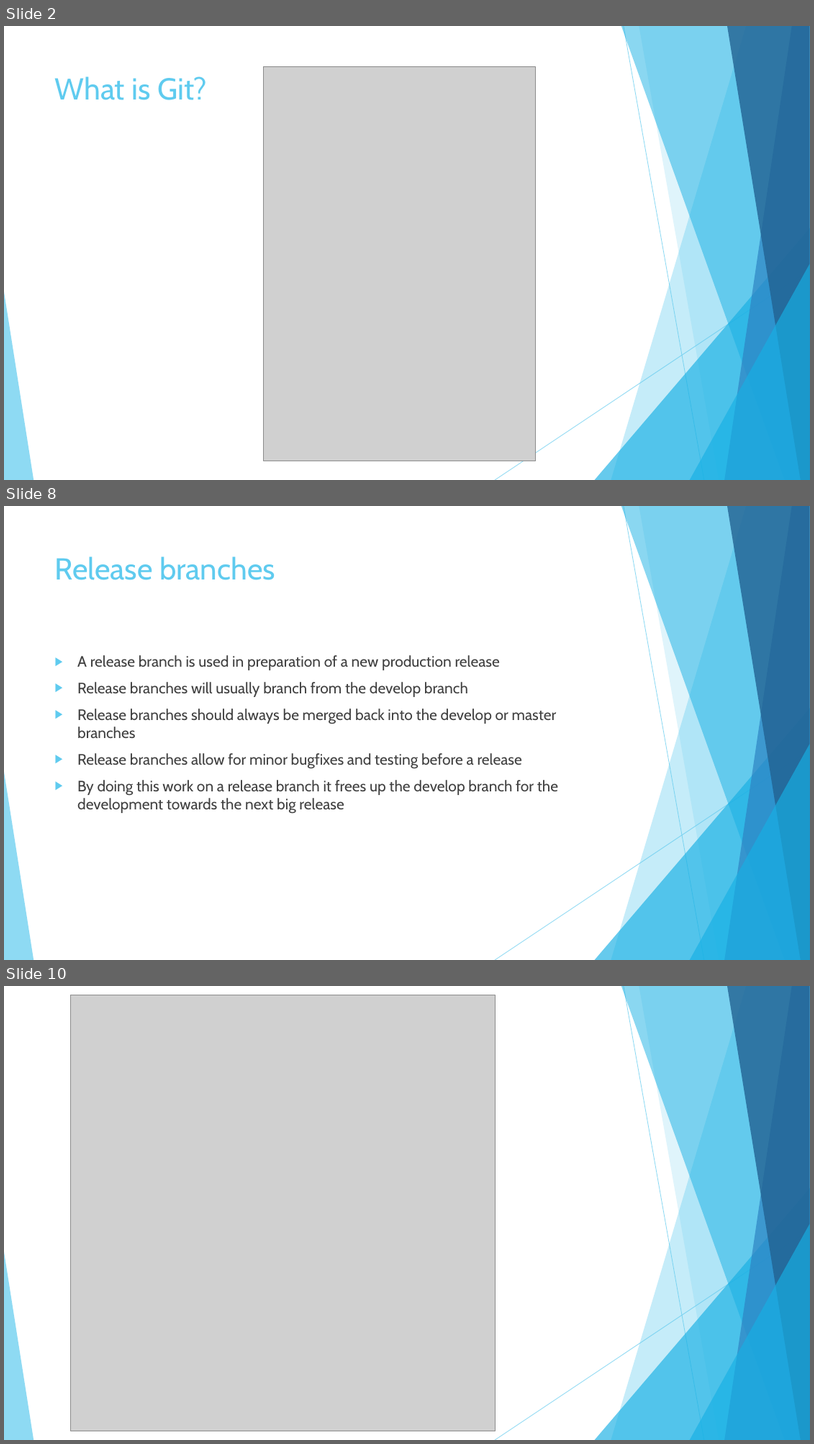
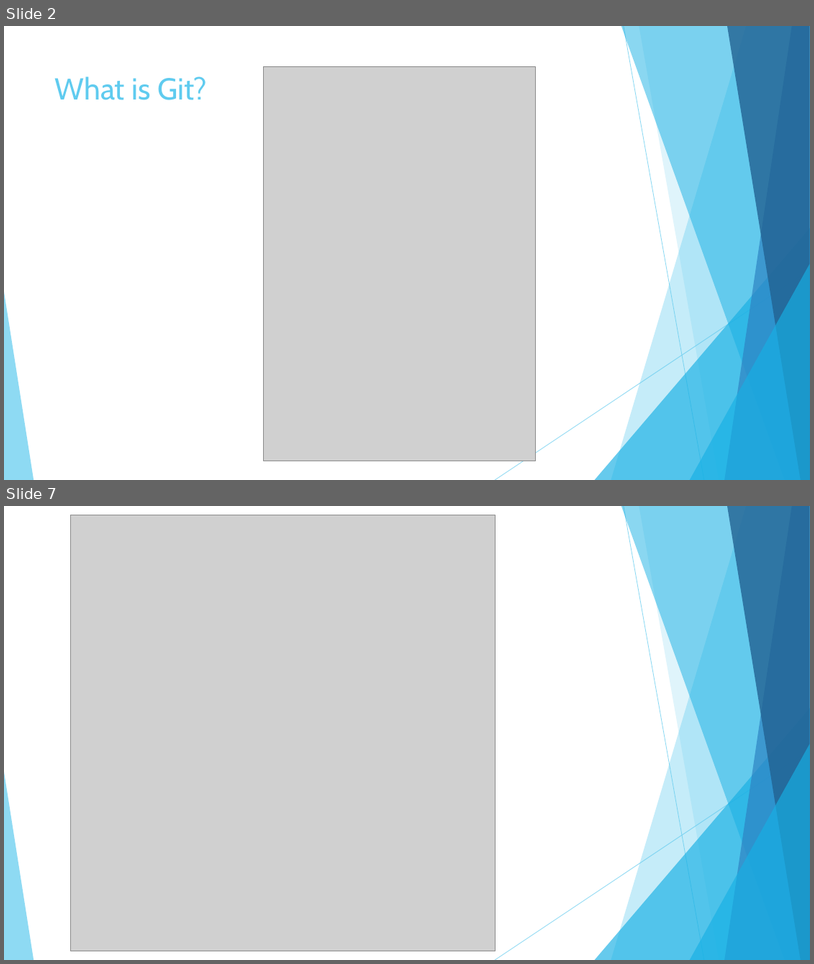
Before and after one commit to Jameswhale/git-introduction, a slide deck: Working collaboratively with Git.pptx. Shown one above the other, each under a label of ours: slides 2, 8 and 10 before the commit, slides 2 and 7 after it; the slides between them are not shown. The pictures are 814x1444 and 814x964 pixels, drawn with LibreOffice and Linux fonts; fonts in the diff are those of the drawing; grey boxes stand for pictures. Boxes give left, top, right and bottom in pixels: in the first picture for what was removed or moved away, otherwise in the second. Text is boxed around its words. In the diff, an @@ line names an element or a change of style, - is before the commit and + after.

```diff
--- a/Working collaboratively with Git.pptx
+++ b/Working collaboratively with Git.pptx
@@ slide 8 removed at [4, 506, 810, 960], background #FFFFFF; not listed: 10 template elements that a slide beside it also shows @@
@@ title removed at [55, 556, 275, 580] @@
-Release branches
@@ text removed at [77, 655, 558, 813] @@
-▶ A release branch is used in preparation of a new production release
-▶ Release branches will usually branch from the develop branch
-▶ Release branches should always be merged back into the develop or master branches
-▶ Release branches allow for minor bugfixes and testing before a release
-▶ By doing this work on a release branch it frees up the develop branch for the development towards the next big release
@@ what was slide 10 is now slide 7 @@
```
Also in this commit, not shown: 4 slides changed, 5 slides added, 3 other slides removed.
